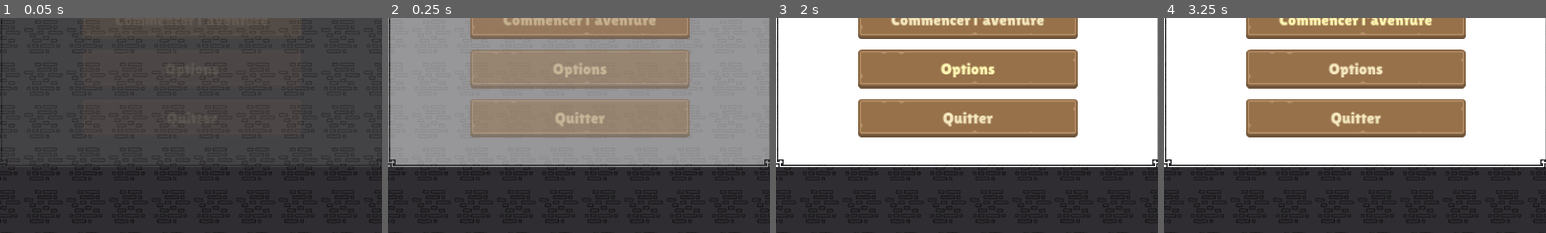
Above: before the commit, frames 1-4 (left to right).
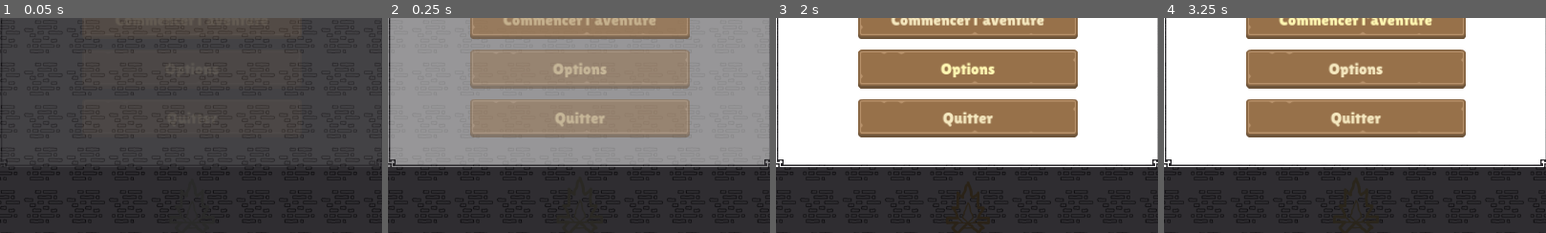
Above: after the commit, the same moments.

Repository: libertysand1982-png/Sand
Game: Godot game, scene res://scenes/MainMenu.tscn
Same seed, same stepped clock (60 frames per second), same inputs: the game is played once before the commit and once after it.
Inputs:
- Up to frame 1 (0.05 s): no input
- Up to frame 2 (0.25 s): no input
- Up to frame 3 (2 s): click "Commencer l'aventure" at 0.5 s; click "Options" at 1.25 s
- Up to frame 4 (3.25 s): click "Commencer l'aventure" at 2 s; click "Commencer l'aventure" at 2.75 s
The pictures show only the part of the screen within x 25-75%, y 50-100%; the shares and areas given below are measured in that part.

The runs differ from the first frame. In frame 1, less than 0.1% of the frame differs, in the area x 44-48%, y 83-96%; in frame 2, less than 0.1%; in frame 3, 0.3%, in the area x 44-56%, y 76-100%; in frame 4, less than 0.1%.

Commit message:
Decore le menu avec une scene de village medieval isometrique
- Ajoute un noeud Decor (derriere le panneau) avec des sprites RTS du pack
  cartographie : chateau, eglise, maisons, moulin, puits, tente, buisson,
  deux bannieres encadrant le titre, feu de camp
- Animations douces : bannieres qui ondulent (opposition de phase),
  feu de camp qui vacille (echelle + teinte chaude)
- Decors legerement assombris pour rester en arriere-plan, panneau au-dessus

Co-Authored-By: Claude Opus 4.8 <noreply@anthropic.com>
Claude-Session: https://claude.ai/code/session_01TLGVXnnqbKy8wnyLpkQH7c

Diff:
--- a/foret_de_brume/scenes/MainMenu.tscn
+++ b/foret_de_brume/scenes/MainMenu.tscn
@@ -1,9 +1,19 @@
-[gd_scene load_steps=5 format=3 uid="uid://foretmenu01"]
+[gd_scene load_steps=16 format=3 uid="uid://foretmenu01"]
 
 [ext_resource type="Script" path="res://scripts/MainMenu.gd" id="1_menu"]
 [ext_resource type="Texture2D" path="res://assets/bg/textureBricks.png" id="2_bricks"]
 [ext_resource type="Texture2D" path="res://assets/ui/panel.png" id="3_panel"]
 [ext_resource type="FontFile" path="res://assets/fonts/lilita_one_regular.ttf" id="4_font"]
+[ext_resource type="Texture2D" path="res://assets/decor/castle.png" id="5_castle"]
+[ext_resource type="Texture2D" path="res://assets/decor/church.png" id="6_church"]
+[ext_resource type="Texture2D" path="res://assets/decor/house.png" id="7_house"]
+[ext_resource type="Texture2D" path="res://assets/decor/houseSmall.png" id="8_houseS"]
+[ext_resource type="Texture2D" path="res://assets/decor/mill.png" id="9_mill"]
+[ext_resource type="Texture2D" path="res://assets/decor/well.png" id="10_well"]
+[ext_resource type="Texture2D" path="res://assets/decor/tent.png" id="11_tent"]
+[ext_resource type="Texture2D" path="res://assets/decor/bush.png" id="12_bush"]
+[ext_resource type="Texture2D" path="res://assets/decor/banner.png" id="13_banner"]
+[ext_resource type="Texture2D" path="res://assets/decor/campfire.png" id="14_fire"]
 
 [node name="MainMenu" type="Control"]
 layout_mode = 3
@@ -28,7 +38,102 @@
 anchor_bottom = 1.0
 color = Color(0.04, 0.03, 0.06, 0.45)
 
-[node name="Panneau" type="NinePatchRect" parent="." unique_name_in_owner=true]
+[node name="Decor" type="Control" parent="."]
+layout_mode = 1
+anchors_preset = 15
+anchor_right = 1.0
+anchor_bottom = 1.0
+mouse_filter = 2
+
+[node name="Castle" type="TextureRect" parent="Decor"]
+modulate = Color(0.82, 0.8, 0.86, 1)
+offset_left = 8.0
+offset_top = 352.0
+offset_right = 136.0
+offset_bottom = 480.0
+texture = ExtResource("5_castle")
+
+[node name="Mill" type="TextureRect" parent="Decor"]
+modulate = Color(0.8, 0.78, 0.84, 1)
+offset_left = 178.0
+offset_top = 332.0
+offset_right = 242.0
+offset_bottom = 396.0
+texture = ExtResource("9_mill")
+
+[node name="House" type="TextureRect" parent="Decor"]
+modulate = Color(0.84, 0.82, 0.87, 1)
+offset_left = 132.0
+offset_top = 404.0
+offset_right = 260.0
+offset_bottom = 532.0
+texture = ExtResource("7_house")
+
+[node name="Bush" type="TextureRect" parent="Decor"]
+modulate = Color(0.78, 0.82, 0.78, 1)
+offset_left = 34.0
+offset_top = 470.0
+offset_right = 162.0
+offset_bottom = 598.0
+texture = ExtResource("12_bush")
+
+[node name="Church" type="TextureRect" parent="Decor"]
+modulate = Color(0.83, 0.81, 0.86, 1)
+offset_left = 1016.0
+offset_top = 352.0
+offset_right = 1144.0
+offset_bottom = 480.0
+texture = ExtResource("6_church")
+
+[node name="Well" type="TextureRect" parent="Decor"]
+modulate = Color(0.82, 0.8, 0.85, 1)
+offset_left = 884.0
+offset_top = 414.0
+offset_right = 1012.0
+offset_bottom = 542.0
+texture = ExtResource("10_well")
+
+[node name="HouseSmall" type="TextureRect" parent="Decor"]
+modulate = Color(0.84, 0.82, 0.87, 1)
+offset_left = 968.0
+offset_top = 458.0
+offset_right = 1032.0
+offset_bottom = 522.0
+texture = ExtResource("8_houseS")
+
+[node name="Tent" type="TextureRect" parent="Decor"]
+modulate = Color(0.82, 0.8, 0.84, 1)
+offset_left = 1056.0
+offset_top = 470.0
+offset_right = 1120.0
+offset_bottom = 534.0
+texture = ExtResource("11_tent")
+
+[node name="BanniereGauche" type="TextureRect" parent="Decor"]
+pivot_offset = Vector2(64, 12)
+offset_left = 158.0
+offset_top = 138.0
+offset_right = 286.0
+offset_bottom = 266.0
+texture = ExtResource("13_banner")
+
+[node name="BanniereDroite" type="TextureRect" parent="Decor"]
+pivot_offset = Vector2(64, 12)
+offset_left = 866.0
+offset_top = 138.0
+offset_right = 994.0
+offset_bottom = 266.0
+texture = ExtResource("13_banner")
+
+[node name="FeuDeCamp" type="TextureRect" parent="Decor"]
+pivot_offset = Vector2(64, 110)
+offset_left = 512.0
+offset_top = 528.0
+offset_right = 640.0
+offset_bottom = 656.0
+texture = ExtResource("14_fire")
+
+[node name="Panneau" type="NinePatchRect" parent="."]
 layout_mode = 1
 anchor_left = 0.5
 anchor_top = 0.5
@@ -80,19 +185,19 @@
 custom_minimum_size = Vector2(0, 18)
 layout_mode = 2
 
-[node name="BtnCommencer" type="Button" parent="Panneau/Marges/Colonne" unique_name_in_owner=true]
+[node name="BtnCommencer" type="Button" parent="Panneau/Marges/Colonne"]
 custom_minimum_size = Vector2(330, 58)
 layout_mode = 2
 size_flags_horizontal = 4
 text = "Commencer l'aventure"
 
-[node name="BtnOptions" type="Button" parent="Panneau/Marges/Colonne" unique_name_in_owner=true]
+[node name="BtnOptions" type="Button" parent="Panneau/Marges/Colonne"]
 custom_minimum_size = Vector2(330, 58)
 layout_mode = 2
 size_flags_horizontal = 4
 text = "Options"
 
-[node name="BtnQuitter" type="Button" parent="Panneau/Marges/Colonne" unique_name_in_owner=true]
+[node name="BtnQuitter" type="Button" parent="Panneau/Marges/Colonne"]
 custom_minimum_size = Vector2(330, 58)
 layout_mode = 2
 size_flags_horizontal = 4
--- a/foret_de_brume/scripts/MainMenu.gd
+++ b/foret_de_brume/scripts/MainMenu.gd
@@ -6,6 +6,9 @@
 @onready var _bouton_commencer: Button = $Panneau/Marges/Colonne/BtnCommencer
 @onready var _bouton_options: Button = $Panneau/Marges/Colonne/BtnOptions
 @onready var _bouton_quitter: Button = $Panneau/Marges/Colonne/BtnQuitter
+@onready var _banniere_gauche: Control = $Decor/BanniereGauche
+@onready var _banniere_droite: Control = $Decor/BanniereDroite
+@onready var _feu: Control = $Decor/FeuDeCamp
 
 
 func _ready() -> void:
@@ -27,6 +30,33 @@
 	var tween := create_tween()
 	tween.tween_property(_panneau, "modulate:a", 1.0, 0.5)
 
+	_animer_decor()
+
+
+func _animer_decor() -> void:
+	# Banderoles qui ondulent doucement (en opposition de phase).
+	_balancer_banniere(_banniere_gauche, 0.06, 2.3)
+	_balancer_banniere(_banniere_droite, -0.06, 2.6)
+
+	# Feu de camp qui vacille (echelle + teinte chaude).
+	_feu.pivot_offset = Vector2(64, 110)
+	var feu := create_tween().set_loops()
+	feu.tween_property(_feu, "scale", Vector2(1.05, 1.08), 0.45) \
+		.set_trans(Tween.TRANS_SINE)
+	feu.parallel().tween_property(_feu, "modulate", Color(1.0, 0.92, 0.72, 1), 0.45)
+	feu.tween_property(_feu, "scale", Vector2(0.97, 0.95), 0.55) \
+		.set_trans(Tween.TRANS_SINE)
+	feu.parallel().tween_property(_feu, "modulate", Color(1.0, 0.82, 0.55, 1), 0.55)
+
+
+func _balancer_banniere(banniere: Control, amplitude: float, duree: float) -> void:
+	banniere.rotation = -amplitude
+	var t := create_tween().set_loops()
+	t.tween_property(banniere, "rotation", amplitude, duree) \
+		.set_trans(Tween.TRANS_SINE).set_ease(Tween.EASE_IN_OUT)
+	t.tween_property(banniere, "rotation", -amplitude, duree) \
+		.set_trans(Tween.TRANS_SINE).set_ease(Tween.EASE_IN_OUT)
+
 
 func _on_commencer() -> void:
 	Audio.play_click()
Binary file added: foret_de_brume/assets/decor/banner.png
Binary file added: foret_de_brume/assets/decor/bush.png
Binary file added: foret_de_brume/assets/decor/campfire.png
Binary file added: foret_de_brume/assets/decor/castle.png
Binary file added: foret_de_brume/assets/decor/church.png
Binary file added: foret_de_brume/assets/decor/flag.png
Binary file added: foret_de_brume/assets/decor/house.png
Binary file added: foret_de_brume/assets/decor/houseSmall.png
Binary file added: foret_de_brume/assets/decor/mill.png
Binary file added: foret_de_brume/assets/decor/rocks.png
Binary file added: foret_de_brume/assets/decor/tent.png
Binary file added: foret_de_brume/assets/decor/well.png
